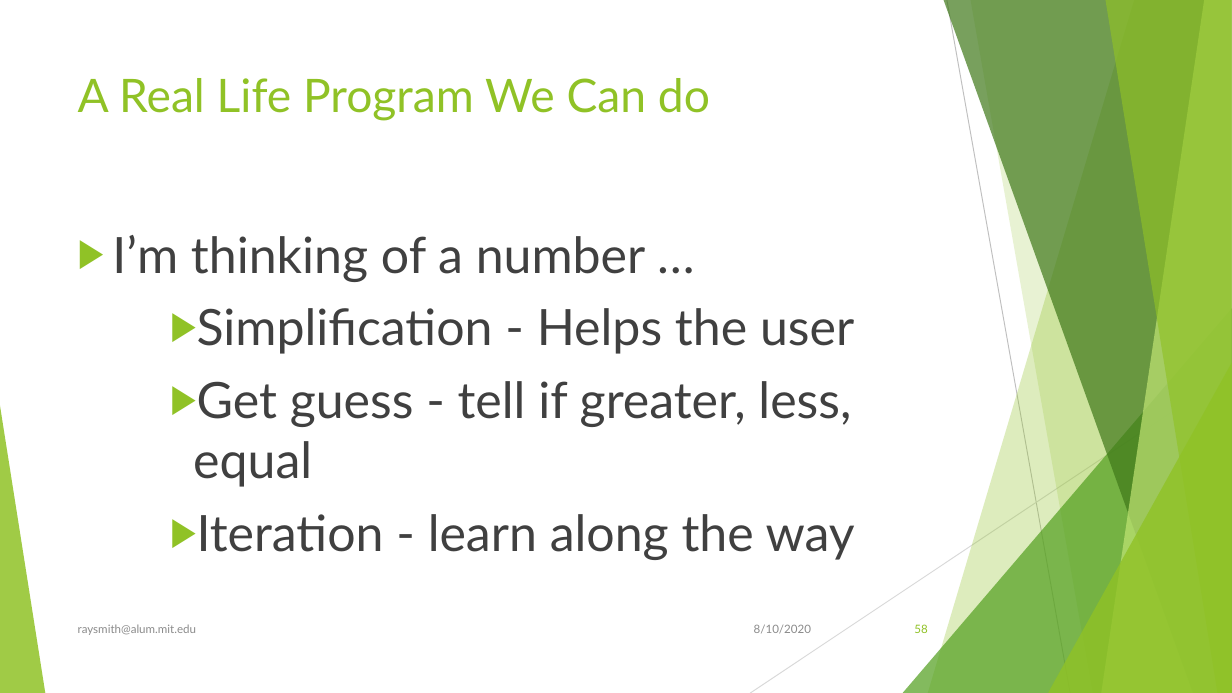
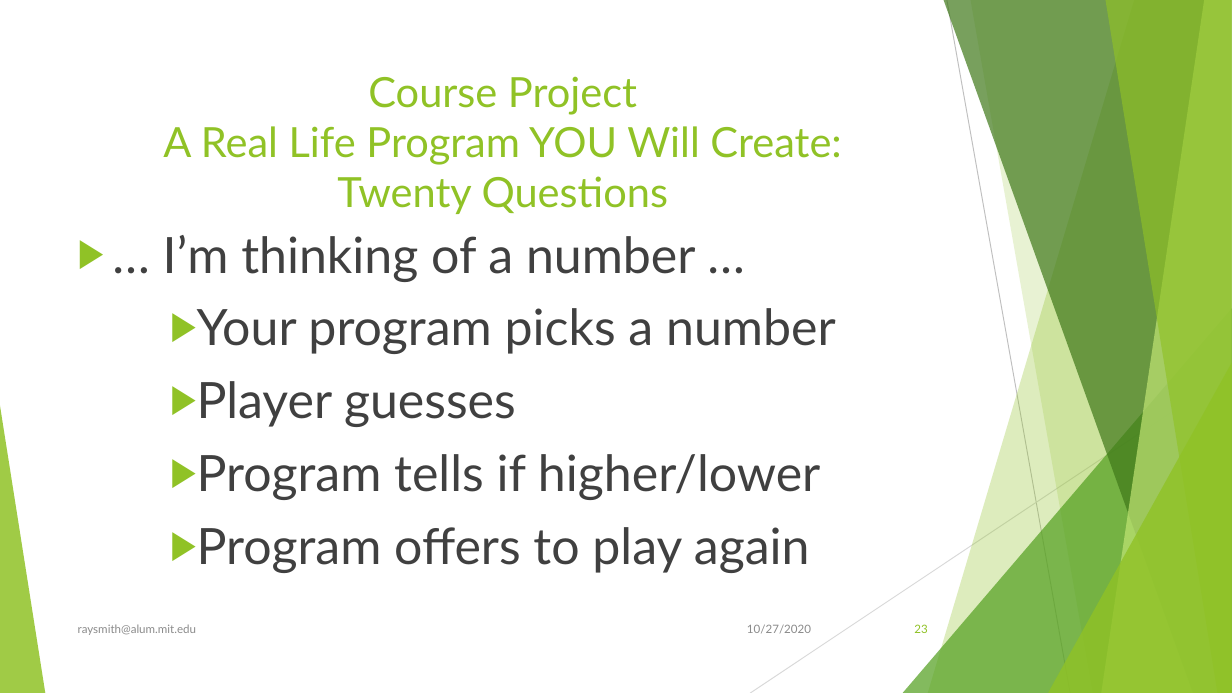
Before and after one commit to raysmith619/Introduction-To-Programming, a slide deck: slide 23 of Docs/Introduction to Proramming Using Python.pptx (slide 58 before the commit). Drawn at 1232x693 pixels with LibreOffice and Linux fonts; fonts in the diff are those of the drawing. Boxes give left, top, right and bottom in pixels: in the first picture for what was removed or moved away, otherwise in the second. Text is boxed around its words. In the diff, an @@ line names an element or a change of style, - is before the commit and + after.

```diff
--- a/Docs/Introduction to Proramming Using Python.pptx
+++ b/Docs/Introduction to Proramming Using Python.pptx
@@ title at <box>163,76,841,214</box>: text changed; size 36 to 32.4 pt @@
-A Real Life Program We Can do
+Course Project
+A Real Life Program YOU Will Create:
+Twenty Questions
@@ text at <box>163,235,836,573</box>: text changed @@
-▶ I’m thinking of a number …
-    ▶ Simplification - Helps the user
-    ▶ Get guess - tell if greater, less, equal
-    ▶ Iteration - learn along the way
+▶ … I’m thinking of a number …
+    ▶ Your program picks a number
+    ▶ Player guesses
+    ▶ Program tells if higher/lower
+    ▶ Program offers to play again
@@ text at <box>747,624,811,633</box>: text changed @@
-8/10/2020
+10/27/2020
@@ page number at <box>914,624,927,633</box>: text changed @@
-58
+23
```
Also in this commit, not shown: 106 other slides changed, 23 slides added, 2 slides removed, 1 other file.
